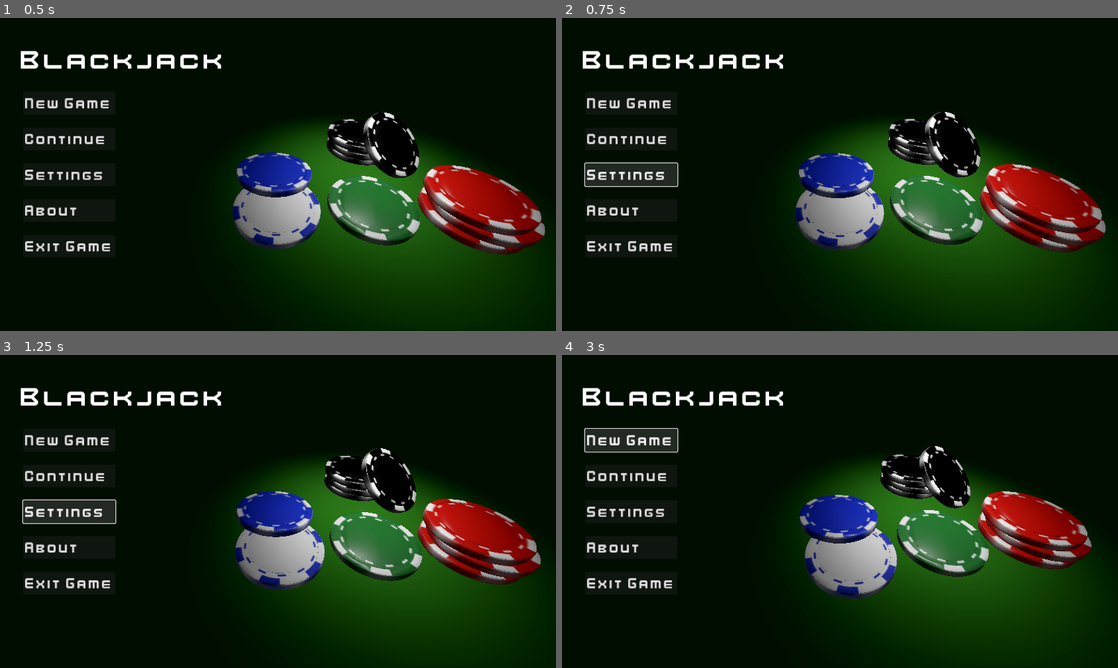
Above: before the commit, frames 1-4 (two rows, left to right).
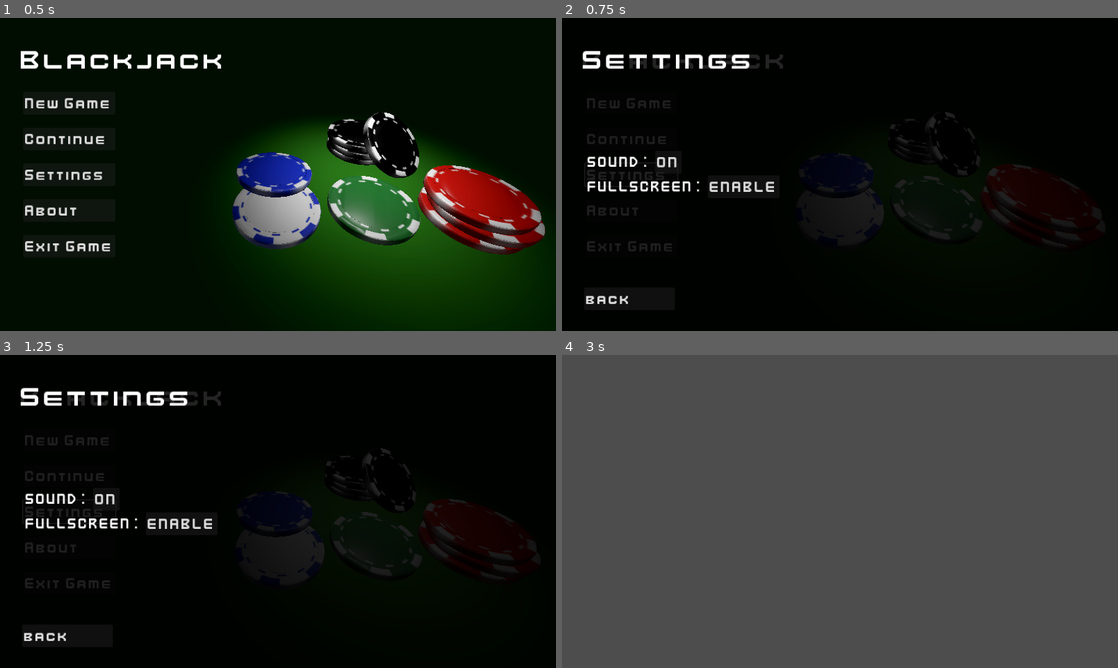
Above: after the commit, the same moments.

Repository: eyezayugh/blackjack_godot
Game: Godot game, scene res://Scene/menu/main_menu.tscn
Two runs of this game, one before a commit and one after it. Both use one fixed random seed, a clock stepped at 60 frames per second and the inputs below.
Inputs (mouse positions are in pixels of both pictures, inside the frame that each line leads up to):
- Up to frame 1 (0.5 s): no input
- Up to frame 2 (0.75 s): click "Settings" at 0.5 s
- Up to frame 3 (1.25 s): no input
- Up to frame 4 (3 s): click (628, 636) at 1.25 s, where only the run after the commit has a clickable "back"; click "New Game" at 2 s; click (628, 439) at 2.75 s, where only the run before the commit has a clickable "New Game"

Frame 1 is identical in both runs. In frame 2, 34% of the frame differs, in the area x 3-100%, y 10-100%; in frame 3, 34%; in frame 4, 99%, in the area x 0-100%, y 0-100%.

Commit message:
main menu functionalities completed, setting sound function still needs doing
main menu functionalties done, but in the settings menu still need to actually turn off and on sound when button is pressed.

Diff:
--- /dev/null
+++ b/BlackJack - Game/Scene/game/game.tscn
@@ -0,0 +1,3 @@
+[gd_scene format=3 uid="uid://becpiid6dsntd"]
+
+[node name="Game" type="Node3D"]
--- a/BlackJack - Game/Scene/menu/main_menu.tscn
+++ b/BlackJack - Game/Scene/menu/main_menu.tscn
@@ -158,7 +158,7 @@
 grow_vertical = 2
 color = Color(0, 0, 0, 0.858824)
 
-[node name="Title2" type="Label" parent="Camera3D/main_menu_ui/about_popup"]
+[node name="title" type="Label" parent="Camera3D/main_menu_ui/about_popup"]
 layout_mode = 1
 offset_left = 43.0
 offset_top = 54.0
@@ -197,9 +197,90 @@
 text = "back"
 alignment = 0
 
+[node name="settings_popup" type="ColorRect" parent="Camera3D/main_menu_ui"]
+visible = false
+layout_mode = 1
+anchors_preset = 15
+anchor_right = 1.0
+anchor_bottom = 1.0
+grow_horizontal = 2
+grow_vertical = 2
+color = Color(0, 0, 0, 0.858824)
+
+[node name="title" type="Label" parent="Camera3D/main_menu_ui/settings_popup"]
+layout_mode = 1
+offset_left = 43.0
+offset_top = 54.0
+offset_right = 468.0
+offset_bottom = 120.0
+theme_override_fonts/font = ExtResource("7_r5sfg")
+theme_override_font_sizes/font_size = 58
+text = "Settings"
+
+[node name="settings_back_button" type="Button" parent="Camera3D/main_menu_ui/settings_popup"]
+layout_mode = 1
+anchors_preset = 2
+anchor_top = 1.0
+anchor_bottom = 1.0
+offset_left = 46.0
+offset_top = -89.0
+offset_right = 234.0
+offset_bottom = -43.0
+grow_vertical = 0
+theme_override_fonts/font = ExtResource("8_jhgyk")
+theme_override_font_sizes/font_size = 33
+text = "back"
+alignment = 0
+
+[node name="settings_items" type="VBoxContainer" parent="Camera3D/main_menu_ui/settings_popup"]
+layout_mode = 1
+anchors_preset = 4
+anchor_top = 0.5
+anchor_bottom = 0.5
+offset_left = 53.0
+offset_top = -23.0
+offset_right = 247.0
+offset_bottom = 23.0
+grow_vertical = 2
+
+[node name="sounnd_settings" type="HBoxContainer" parent="Camera3D/main_menu_ui/settings_popup/settings_items"]
+layout_mode = 2
+
+[node name="Label" type="Label" parent="Camera3D/main_menu_ui/settings_popup/settings_items/sounnd_settings"]
+layout_mode = 2
+theme_override_fonts/font = ExtResource("8_jhgyk")
+theme_override_font_sizes/font_size = 31
+text = "SOUND : "
+
+[node name="settings_sound_button" type="Button" parent="Camera3D/main_menu_ui/settings_popup/settings_items/sounnd_settings"]
+layout_mode = 2
+theme_override_fonts/font = ExtResource("8_jhgyk")
+theme_override_font_sizes/font_size = 33
+text = "ON"
+alignment = 0
+
+[node name="fullscreen_settings" type="HBoxContainer" parent="Camera3D/main_menu_ui/settings_popup/settings_items"]
+layout_mode = 2
+
+[node name="Label" type="Label" parent="Camera3D/main_menu_ui/settings_popup/settings_items/fullscreen_settings"]
+layout_mode = 2
+theme_override_fonts/font = ExtResource("8_jhgyk")
+theme_override_font_sizes/font_size = 31
+text = "FULLSCREEN : "
+
+[node name="settings_fullscreen_button" type="Button" parent="Camera3D/main_menu_ui/settings_popup/settings_items/fullscreen_settings"]
+layout_mode = 2
+theme_override_fonts/font = ExtResource("8_jhgyk")
+theme_override_font_sizes/font_size = 33
+text = "ENABLE"
+alignment = 0
+
 [connection signal="pressed" from="Camera3D/main_menu_ui/main_menu_buttons/new_game_button" to="Camera3D/main_menu_ui" method="_on_new_game_button_pressed"]
 [connection signal="pressed" from="Camera3D/main_menu_ui/main_menu_buttons/continue_button" to="Camera3D/main_menu_ui" method="_on_continue_button_pressed"]
 [connection signal="pressed" from="Camera3D/main_menu_ui/main_menu_buttons/settings_button" to="Camera3D/main_menu_ui" method="_on_settings_button_pressed"]
 [connection signal="pressed" from="Camera3D/main_menu_ui/main_menu_buttons/about_button" to="Camera3D/main_menu_ui" method="_on_about_button_pressed"]
 [connection signal="pressed" from="Camera3D/main_menu_ui/main_menu_buttons/exit_button" to="Camera3D/main_menu_ui" method="_on_exit_button_pressed"]
 [connection signal="pressed" from="Camera3D/main_menu_ui/about_popup/about_back_button" to="Camera3D/main_menu_ui" method="_on_about_back_button_pressed"]
+[connection signal="pressed" from="Camera3D/main_menu_ui/settings_popup/settings_back_button" to="Camera3D/main_menu_ui" method="_on_settings_back_button_pressed"]
+[connection signal="pressed" from="Camera3D/main_menu_ui/settings_popup/settings_items/sounnd_settings/settings_sound_button" to="Camera3D/main_menu_ui" method="_on_settings_sound_button_pressed"]
+[connection signal="pressed" from="Camera3D/main_menu_ui/settings_popup/settings_items/fullscreen_settings/settings_fullscreen_button" to="Camera3D/main_menu_ui" method="_on_settings_fullscreen_button_pressed"]
--- a/BlackJack - Game/project.godot
+++ b/BlackJack - Game/project.godot
@@ -15,6 +15,10 @@
 config/features=PackedStringArray("4.2", "Forward Plus")
 config/icon="res://icon.svg"
 
+[autoload]
+
+DataManager="*res://scripts/global/data_manager.gd"
+
 [display]
 
 window/stretch/mode="canvas_items"
--- /dev/null
+++ b/BlackJack - Game/scripts/global/data_manager.gd
@@ -0,0 +1,6 @@
+extends Node
+
+var sound_settings = true;
+
+func reset_all_data():
+	pass
--- a/BlackJack - Game/scripts/menu/main_menu.gd
+++ b/BlackJack - Game/scripts/menu/main_menu.gd
@@ -1,26 +1,20 @@
 extends Control
 
-
-# Called when the node enters the scene tree for the first time.
-func _ready():
-	pass # Replace with function body.
-
-
-# Called every frame. 'delta' is the elapsed time since the previous frame.
-func _process(delta):
-	pass
+var fullscreen = false;
+var sound = true;
 
 
 func _on_new_game_button_pressed():
-	pass # Replace with function body.
+	DataManager.reset_all_data()
+	get_tree().change_scene_to_file("res://Scene/game/game.tscn")
 
 
 func _on_continue_button_pressed():
-	pass # Replace with function body.
+	get_tree().change_scene_to_file("res://Scene/game/game.tscn")
 
 
 func _on_settings_button_pressed():
-	pass # Replace with function body.
+	$settings_popup.show()
 
 
 func _on_about_button_pressed():
@@ -33,3 +27,28 @@
 
 func _on_about_back_button_pressed():
 	$about_popup.hide()
+
+
+func _on_settings_back_button_pressed():
+	$settings_popup.hide()
+
+
+# TODO : enable and disable the game sound
+func _on_settings_sound_button_pressed():
+	sound = !sound
+
+	if sound:
+		$settings_popup/settings_items/sounnd_settings/settings_sound_button.text = "OFF"
+	else:
+		$settings_popup/settings_items/sounnd_settings/settings_sound_button.text = "ON"
+
+
+func _on_settings_fullscreen_button_pressed():
+	fullscreen = !fullscreen
+
+	if(fullscreen):
+		DisplayServer.window_set_mode(DisplayServer.WINDOW_MODE_WINDOWED)
+		$settings_popup/settings_items/fullscreen_settings/settings_fullscreen_button.text = "ENABLE"
+	else:
+		DisplayServer.window_set_mode(DisplayServer.WINDOW_MODE_FULLSCREEN)
+		$settings_popup/settings_items/fullscreen_settings/settings_fullscreen_button.text = "DISABLE"
